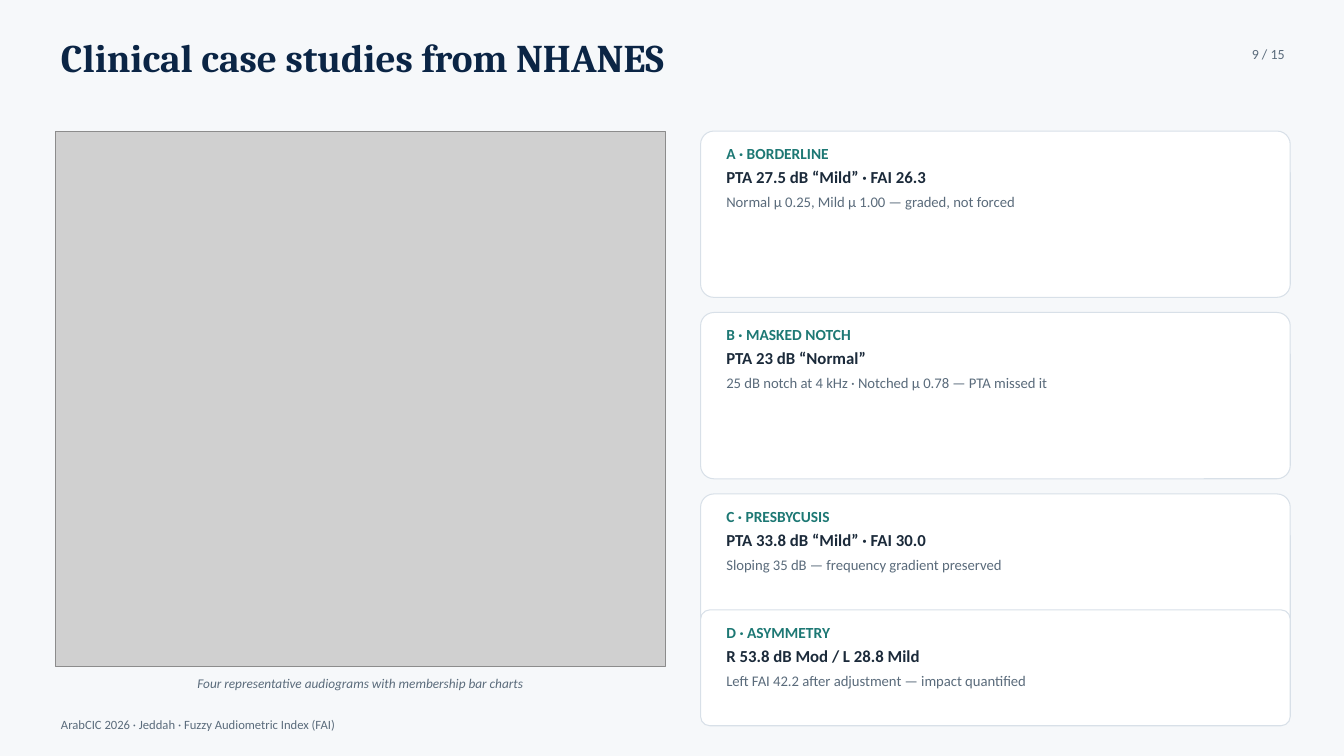
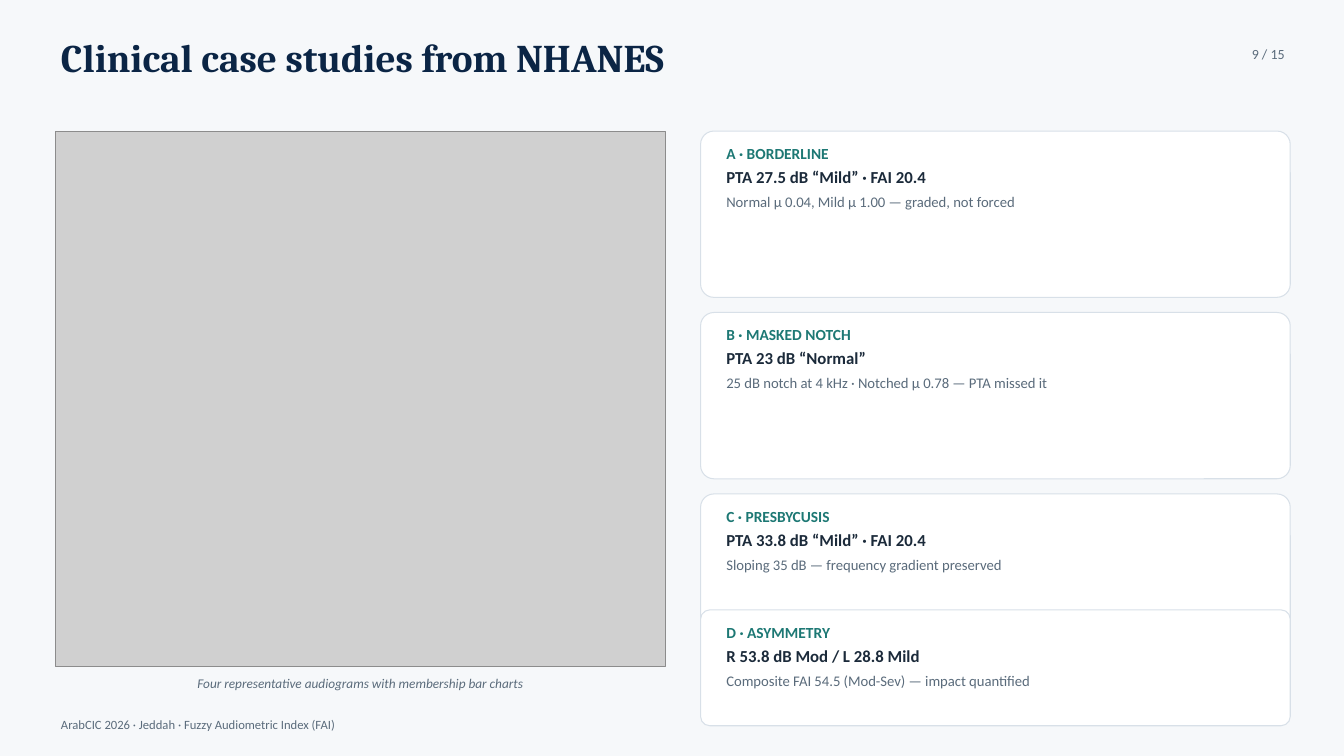
Before and after one commit to ameye/fuzzy-audiogram, a slide deck: slide 9 of arabcic2026/arabcic2026_fuzzy_audiogram.pptx. Drawn at 1344x756 pixels with LibreOffice and Linux fonts; fonts in the diff are those of the drawing; grey boxes stand for pictures. Boxes give left, top, right and bottom in pixels: in the first picture for what was removed or moved away, otherwise in the second. Text is boxed around its words. In the diff, an @@ line names an element or a change of style, - is before the commit and + after.

```diff
--- a/arabcic2026/arabcic2026_fuzzy_audiogram.pptx
+++ b/arabcic2026/arabcic2026_fuzzy_audiogram.pptx
@@ text at [726,170,1015,210]: text changed @@
-PTA 27.5 dB “Mild” · FAI 26.3
-Normal μ 0.25, Mild μ 1.00 — graded, not forced
+PTA 27.5 dB “Mild” · FAI 20.4
+Normal μ 0.04, Mild μ 1.00 — graded, not forced
@@ text at [726,533,926,546]: text changed @@
-PTA 33.8 dB “Mild” · FAI 30.0
+PTA 33.8 dB “Mild” · FAI 20.4
@@ text at [726,675,1030,689]: text changed @@
-Left FAI 42.2 after adjustment — impact quantified
+Composite FAI 54.5 (Mod-Sev) — impact quantified
```
Also in this commit, not shown: 7 other slides changed, 33 other files.
